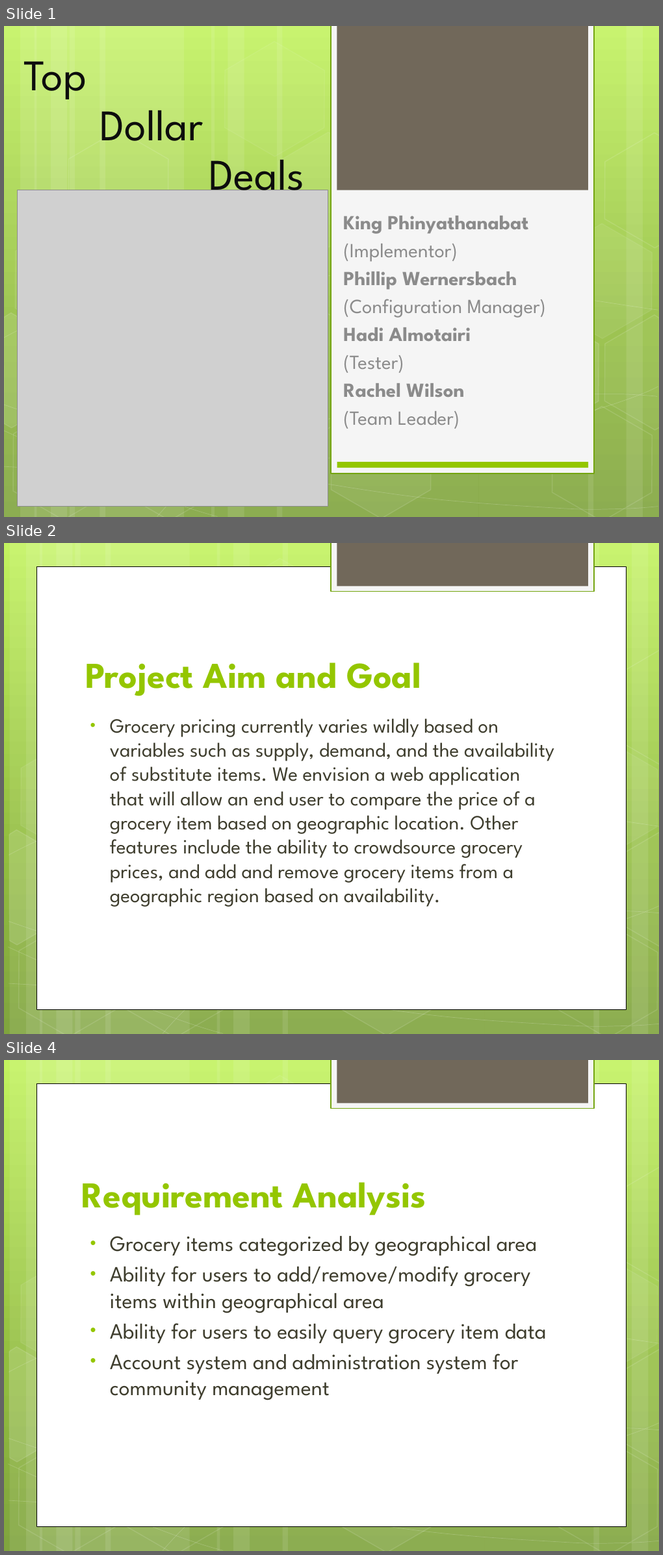
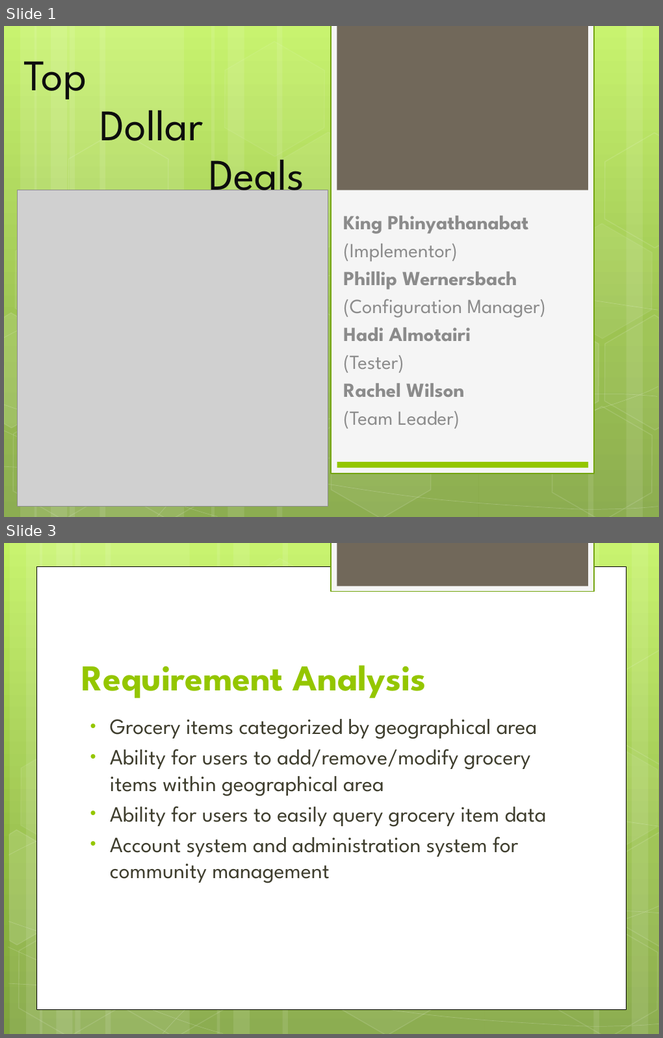
Before and after one commit to suphaphan/CSC440TopDollarDeals, a slide deck: Deliverbles/Inception/Inception_Stage.pptx. Shown one above the other, each under a label of ours: slides 1, 2 and 4 before the commit, slides 1 and 3 after it; the slides between them are not shown. The pictures are 663x1555 and 663x1038 pixels, drawn with LibreOffice and Linux fonts; fonts in the diff are those of the drawing; grey boxes stand for pictures. Boxes give left, top, right and bottom in pixels: in the first picture for what was removed or moved away, otherwise in the second. Text is boxed around its words. In the diff, an @@ line names an element or a change of style, - is before the commit and + after.

Commit message:
Update project and Goal Slide

```diff
--- a/Deliverbles/Inception/Inception_Stage.pptx
+++ b/Deliverbles/Inception/Inception_Stage.pptx
@@ slide 2 removed at box(4, 543, 659, 1034), background gradient #C3F35F to #93BF3F to #81A53E; not listed: 31 template elements that a slide beside it also shows @@
@@ title removed at box(85, 663, 421, 696) @@
-Project Aim and Goal
@@ text removed at box(110, 719, 555, 907) @@
-• Grocery pricing currently varies wildly based on variables such as supply, demand, and the availability of substitute items. We envision a web application that will allow an end user to compare the price of a grocery item based on geographic location. Other features include the ability to crowdsource grocery prices, and add and remove grocery items from a geographic region based on availability.
@@ what was slide 4 is now slide 3 @@
```
Also in this commit, not shown: 1 slide added, 1 other slide removed.
